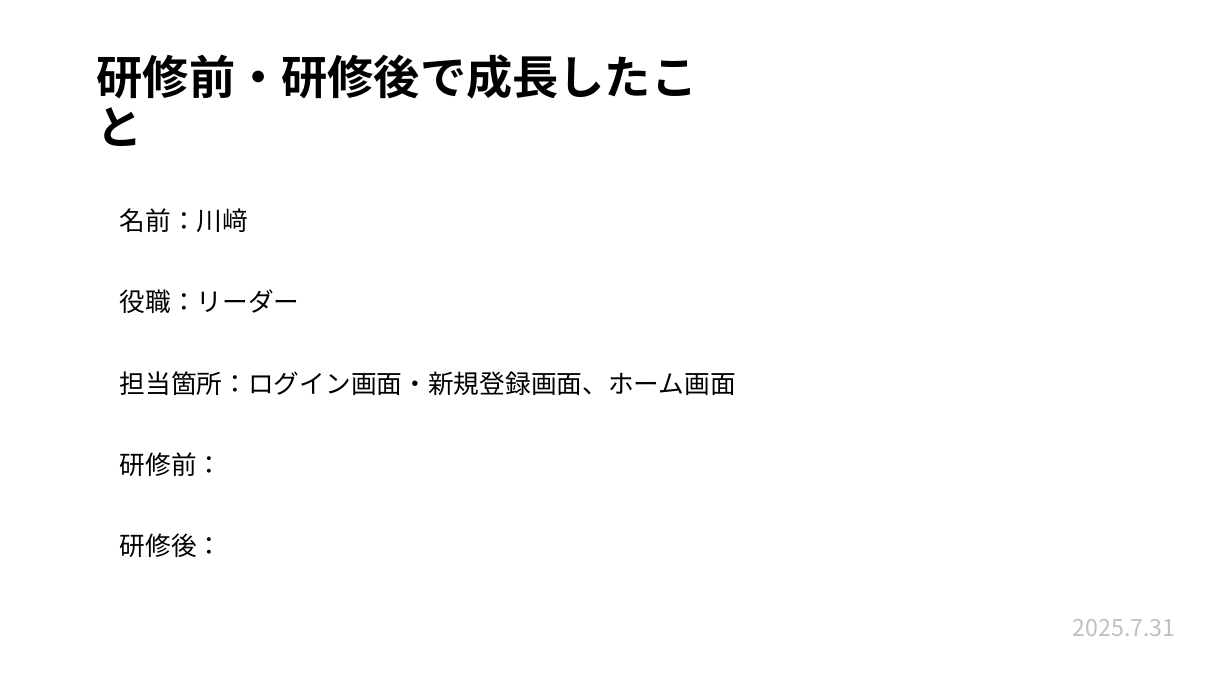
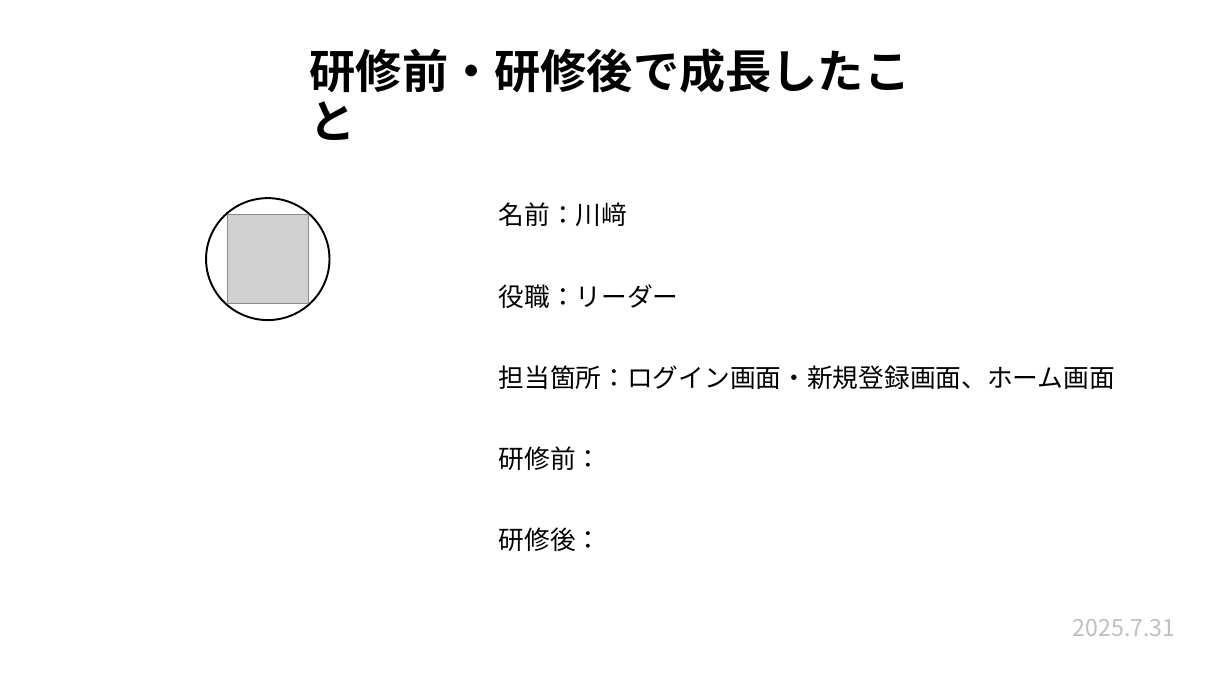
Before and after one commit to plusdojo2025/a2-7, a slide deck: slide 10 of 発表準備/7月成果発表会.pptx. Drawn at 1232x693 pixels with LibreOffice and Linux fonts; fonts in the diff are those of the drawing; grey boxes stand for pictures. Boxes give left, top, right and bottom in pixels: in the first picture for what was removed or moved away, otherwise in the second. Text is boxed around its words. In the diff, an @@ line names an element or a change of style, - is before the commit and + after.

```diff
--- a/発表準備/7月成果発表会.pptx
+++ b/発表準備/7月成果発表会.pptx
@@ title "研修前・研修後で成長したこと": place and size @@
-title "研修前・研修後で成長したこと" at <box>97,54,698,146</box>
+title "研修前・研修後で成長したこと" at <box>310,48,911,140</box>
@@ ellipse added at <box>206,198,330,320</box>, fill #FFFFFF, outline #000000 1.5 pt @@
@@ text "名前：川﨑": place and size @@
-text "名前：川﨑" at <box>120,208,736,557</box>
+text "名前：川﨑" at <box>499,202,1115,551</box>
@@ picture added at <box>227,214,308,303</box> @@
```
Also in this commit, not shown: 14 other slides changed.
